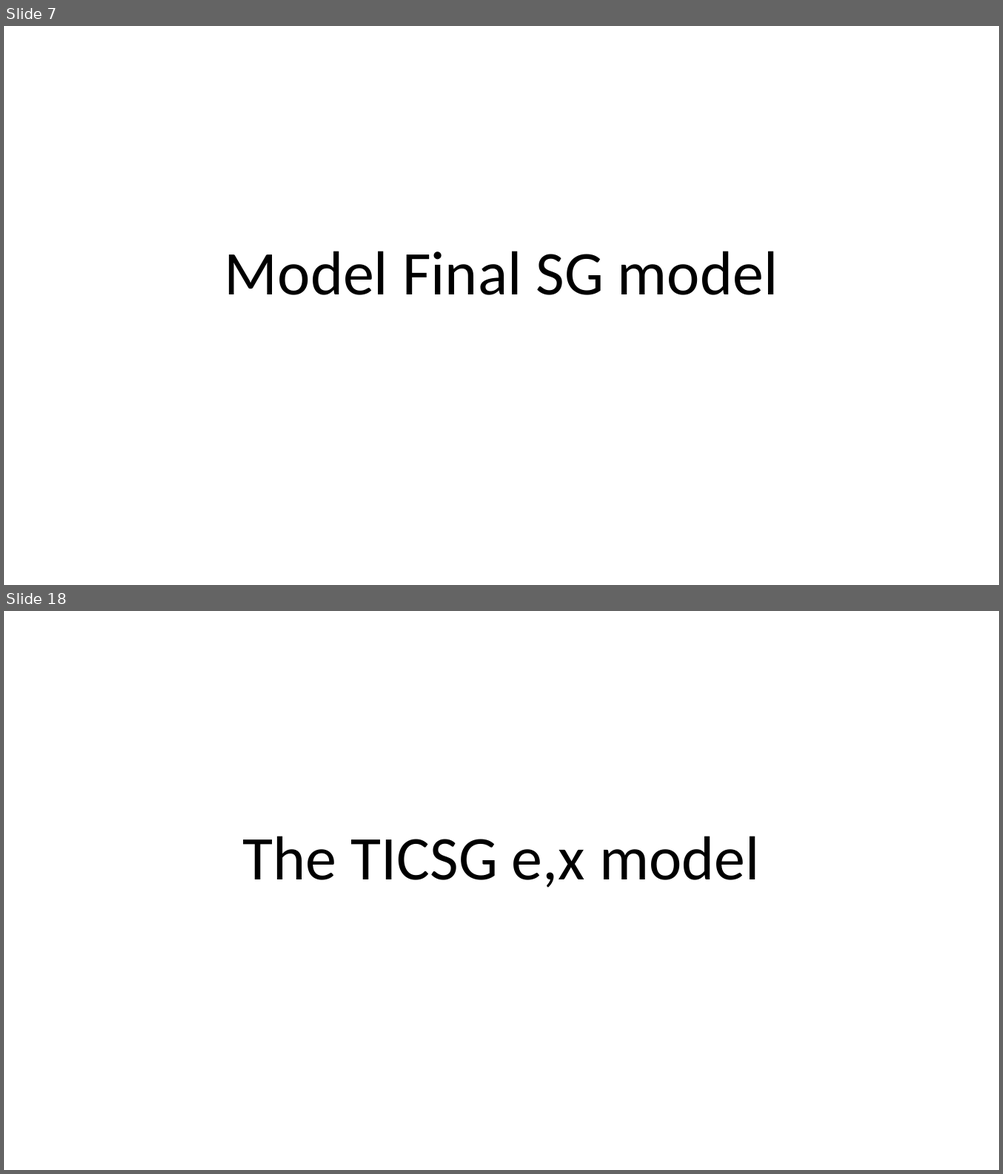
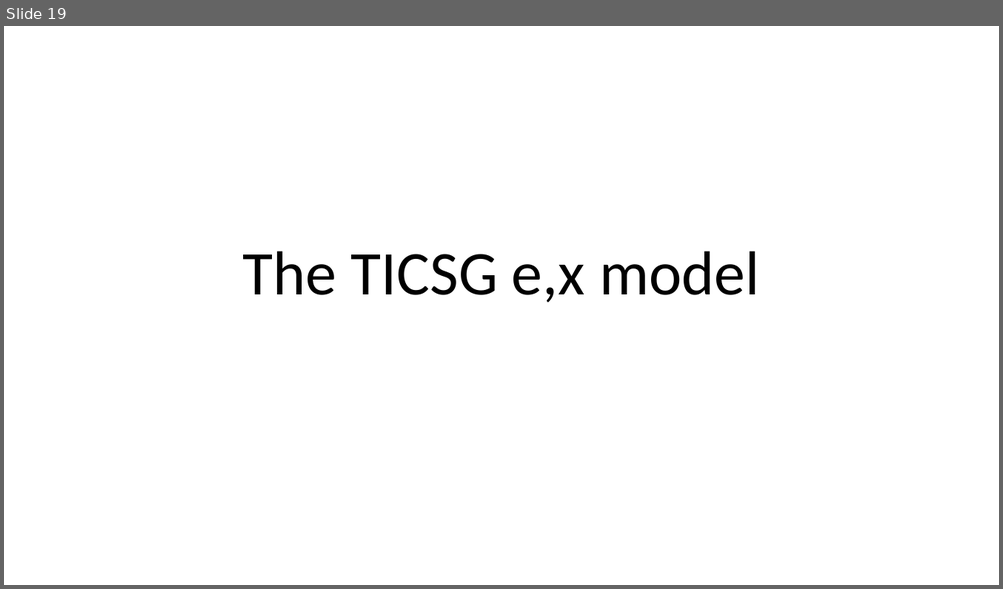
Before and after one commit to eladven/thesis, a slide deck: Presentations/Seminar.pptx. Shown one above the other, each under a label of ours: slides 7 and 18 before the commit, slide 19 after it; the slides between them are not shown. The pictures are 1003x1174 and 1003x589 pixels, drawn with LibreOffice and Linux fonts; fonts in the diff are those of the drawing. Boxes give left, top, right and bottom in pixels: in the first picture for what was removed or moved away, otherwise in the second. Text is boxed around its words. In the diff, an @@ line names an element or a change of style, - is before the commit and + after.

```diff
--- a/Presentations/Seminar.pptx
+++ b/Presentations/Seminar.pptx
@@ slide 7 removed at (x1=4, y1=26, x2=999, y2=585), background #FFFFFF @@
@@ title removed at (x1=225, y1=251, x2=777, y2=295) @@
-Model Final SG model
@@ what was slide 18 is now slide 19 @@
```
Also in this commit, not shown: 18 slides added, 16 other slides removed, 1 other file.
